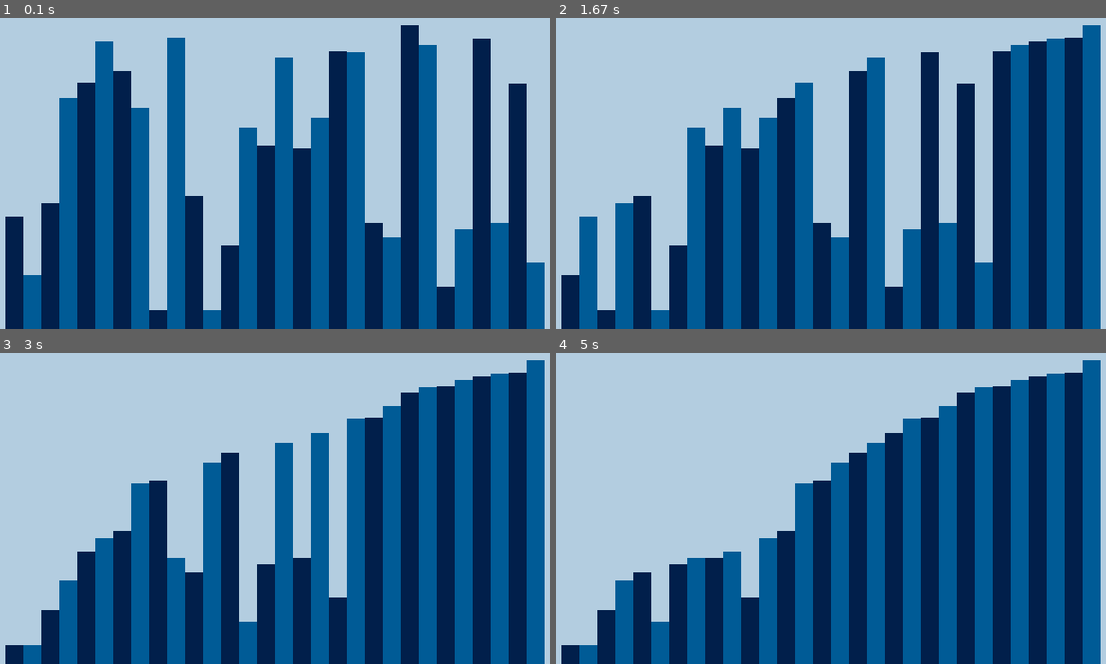
Above: before the commit, frames 1-4 (two rows, left to right).
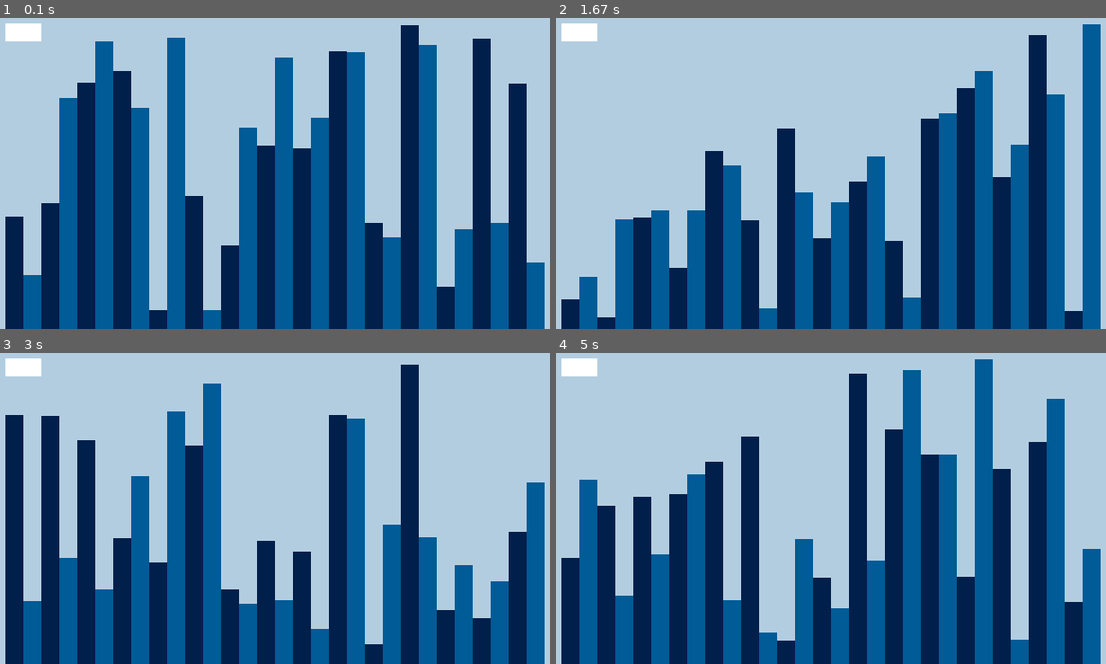
Above: after the commit, the same moments.

Repository: TaylorTurnerIT/PyGame---Storting-Algorithm-Visualizer
Game: pygame game, started from driver.py
Same seed, same stepped clock (60 frames per second), same inputs: the game is played once before the commit and once after it.
Inputs (mouse positions are in pixels of both pictures, inside the frame that each line leads up to):
- Up to frame 1 (0.1 s): no input
- Up to frame 2 (1.67 s): press the mouse at (578, 33) at 0.37 s; move the mouse to (616, 73) at 0.47 s; release the mouse at (655, 117) at 0.6 s; press the mouse at (578, 33) at 0.7 s; move the mouse to (732, 139) at 0.8 s; release the mouse at (886, 248) at 0.93 s; press the mouse at (578, 33) at 1.03 s; move the mouse to (737, 98) at 1.13 s; release the mouse at (891, 167) at 1.27 s; press the mouse at (578, 33) at 1.37 s; move the mouse to (710, 42) at 1.47 s; release the mouse at (836, 52) at 1.6 s
- Up to frame 3 (3 s): press the mouse at (22, 368) at 1.7 s; move the mouse to (143, 492) at 1.8 s; release the mouse at (264, 620) at 1.93 s; press the mouse at (22, 368) at 2.03 s; move the mouse to (71, 458) at 2.13 s; release the mouse at (115, 552) at 2.27 s; press the mouse at (22, 368) at 2.37 s; move the mouse to (181, 387) at 2.47 s; release the mouse at (335, 408) at 2.6 s; press the mouse at (22, 368) at 2.7 s; move the mouse to (258, 446) at 2.8 s; release the mouse at (489, 527) at 2.93 s
- Up to frame 4 (5 s): press the mouse at (578, 368) at 3.03 s; move the mouse to (616, 443) at 3.13 s; release the mouse at (649, 520) at 3.27 s; press the mouse at (578, 368) at 3.37 s; move the mouse to (732, 412) at 3.47 s; release the mouse at (886, 455) at 3.6 s; press the mouse at (578, 368) at 3.7 s; move the mouse to (726, 424) at 3.8 s; release the mouse at (875, 483) at 3.93 s; press the mouse at (578, 368) at 4.03 s; move the mouse to (710, 486) at 4.13 s; release the mouse at (836, 608) at 4.27 s; press the mouse at (578, 368) at 4.37 s; move the mouse to (611, 424) at 4.47 s; release the mouse at (644, 480) at 4.6 s; press the mouse at (578, 368) at 4.7 s; move the mouse to (737, 458) at 4.8 s; release the mouse at (897, 548) at 4.93 s

The runs differ from the first frame. In frame 1, 0.4% of the frame differs, in the area x 0-8%, y 1-8%; in frame 2, 23%; in frame 3, 37%, in the area x 0-100%, y 1-94%; in frame 4, 31%.

Commit message:
Added shuffle button

Diff:
--- a/driver.py
+++ b/driver.py
@@ -28,25 +28,21 @@
 pygame.display.set_caption("Sorting Algorithm Visualizer")
 exit = False
 
-# SORTING VARIABLES
-ghost = 0
-swapped = True
-
 # RECTANGLE OBJECT DECLARATION
 class RectangleList:
-    rectangles = [] # List of rectangle objects
-
-
     def __init__(self):
-
+        self.rectangles = [] # List of rectangle objects
         self.size = 20 # The number of pixels wide the rectangles will be when displayed
         self.countMax = floor((canvasSize[0]-(self.size*2))/self.size) # Takes the size of the window, add a buffer of 40 to leave a blank space at the first and last rectangle slot
         self.count = self.countMax # The number of rectangles, provided if you want less than the max
         self.randomHeightMin = 20 # The minimum height each rectangle can be. Technically this can cause problems if the window is smaller than 20 pixels, but that
         self.randomHeightMax = floor((canvasSize[1]-max(10, self.size))) # The maximum height based on the size of the window. This allows this program to run on any computer and still work
-        self.swapped = False
+        self.swapped = True
+        self.isSorted = False
         self.stepTime = 250 # Time between each step in miliseconds
+
         pygame.time.set_timer(pygame.USEREVENT, self.stepTime) # Sends the userevent to trigger sorting every self.stepTime miliseconds
+
         if self.count > self.countMax: # If the rectangle count is too high, this will overwrite it with the maximum. Doesn't do much for now, added for future use. TODO: Add a slider or button to increase scale during runtime.
             self.count = self.count
         # Adds the rectangles to the rectangle[] list
@@ -54,13 +50,20 @@
             randHeight = random.randrange(10, self.randomHeightMax)
             self.rectangles.append(pygame.Rect(self.size*(x+1), canvasSize[1]-randHeight,self.size,randHeight))
 
+    def randomizeHeights(self):
+        for x in range(0,self.count):
+            randHeight = random.randrange(10, self.randomHeightMax)
+            self.rectangles[x].height = randHeight
+            self.rectangles[x].top = canvasSize[1]-randHeight
+
+    def doSort(self):
+        self.isSorted = False
     # Swaps the height and y position of two rectangles. It DOES NOT change the index different points are stored at
     def swap(self, arr, i, j):
         # Swap the heights of two elements
         temp = arr[i].height
         arr[i].height = arr[j].height
         arr[j].height = temp
-
         # Swaps the y position of the cubes, allowing them to be properly oriented.
         temp = arr[i].top
         arr[i].top = arr[j].top
@@ -69,7 +72,6 @@
     def draw(self,canvas):
         for count in range(0, self.count):
             currentRect = self.rectangles[count]
-
             # if count == ghost:
             #     pygame.draw.rect(canvas, "#851e3e", currentRect) # Draws red
             #     continue
@@ -80,25 +82,59 @@
 
     # COCKTAIL SHAKER SORTING ALGORITHM
     def sort(self):
-        swapped = True
-        if swapped: # If swapped is true (indicating the previous iteration has caused a swap)
-            swapped = False
+        if not self.isSorted: # If swapped is true (indicating the previous iteration has caused a swap or the sorting algorithm has been activated)
             for x in range(0, self.count - 1):
-                ghost = x
-                self.draw(canvas)
                 if self.rectangles[x].height > self.rectangles[x+1].height:
                     self.swap(self.rectangles, x, x+1)
-                    swapped = True
-            if swapped:
-                swapped = False
+                    self.swapped = True
+            if not self.swapped:
+                self.isSorted = False
                 for y in range(self.count - 1, 0):
-                    ghost = y
-                    self.draw(canvas)
                     if self.rectangles[y].height > self.rectangles[y+1].height:
                         self.swap(self.rectangles, y, y+1)
-                        swapped = True
+                        self.swapped = True
+
+
+# BUTTON OBJECT DECLARATION
+class Button:
+    def __init__(self, xinput,yinput, widthInput, heightInput, triggerFunctionInput, textInput = 'Button', ):
+        # Location Variables
+        self.x = xinput
+        self.y = yinput
+        # Dimension Variables
+        self.width = widthInput
+        self.height = heightInput
+        # Content Variables
+        self.text = textInput
+        # Config Variables
+        self.triggerFunction = triggerFunctionInput # This is the function that is called when the button is pressed
+        self.fillColors = {
+            'normal': '#ffffff', # Default color
+            'hover': '#666666', # When the mouse hovers over the button
+            'pressed': '#333333', # When the button is pressed
+        }
+        # Render Variables
+        self.buttonSurface = pygame.Surface((self.width, self.height))
+        self.buttonRect = pygame.Rect(self.x, self.y, self.width, self.height)
+        self.fontRenderer = pygame.font.SysFont('Verdana', 40).render(self.text, True, (0, 0, 0))
+
+    def update(self):
+        mousePos = pygame.mouse.get_pos()
+        self.buttonSurface.fill(self.fillColors['normal'])
+        if self.buttonRect.collidepoint(mousePos):
+            self.buttonSurface.fill(self.fillColors['hover'])
+            if pygame.mouse.get_pressed(num_buttons=3)[0]:
+                self.buttonSurface.fill(self.fillColors['pressed'])
+                self.triggerFunction()
+        self.buttonSurface.blit(self.buttonSurface, [
+            self.buttonRect.width/2 - self.buttonSurface.get_rect().width/2,
+            self.buttonRect.height/2 - self.buttonSurface.get_rect().height/2
+        ])
+        canvas.blit(self.buttonSurface, self.buttonRect)
+
 
 rect = RectangleList() # Declare rect as the Rectangle object
+shuffleButton = Button(20, 20, 40, 20, rect.randomizeHeights, "Shuffle")
 
 while not exit:
     for event in pygame.event.get():
@@ -108,6 +144,9 @@
             rect.sort()
     canvas.fill("#b3cde0")
     rect.draw(canvas)
+
+    shuffleButton.update()
     pygame.display.update()
+
     # deltaTime in seconds.
     deltaTime = clock.tick(60) / 1000.0
